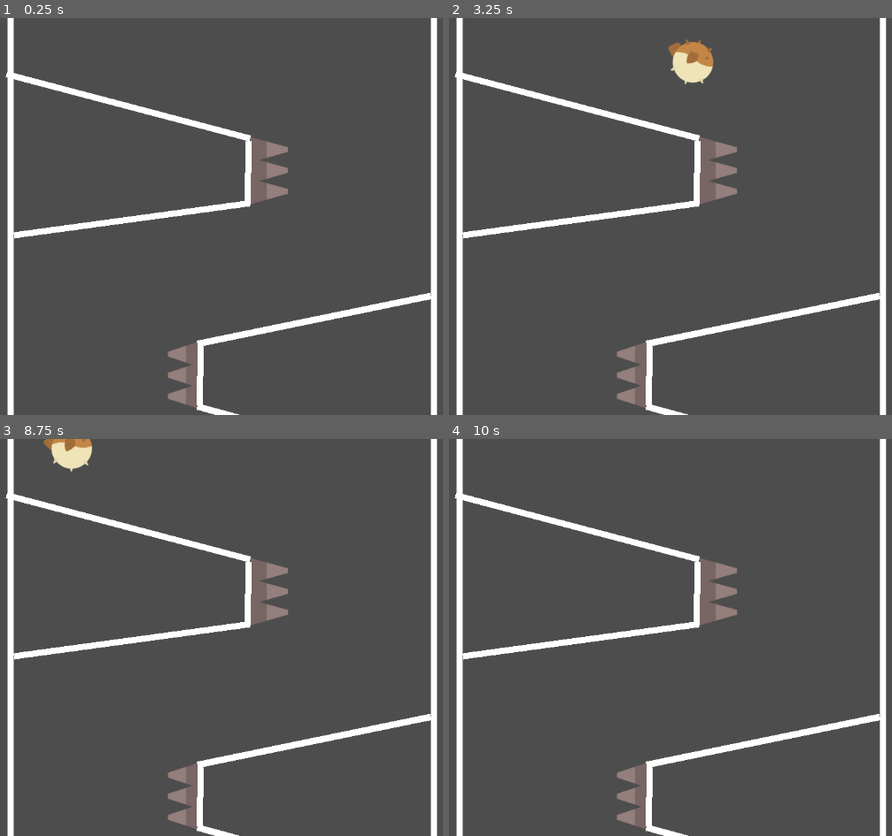
Above: before the commit, frames 1-4 (two rows, left to right).
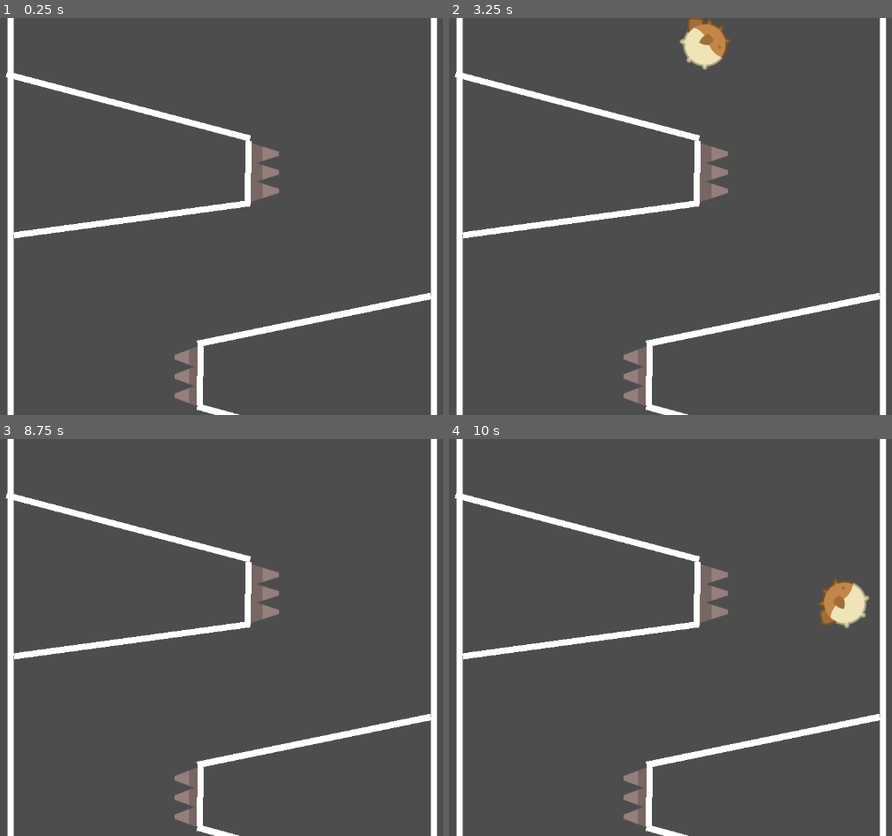
Above: after the commit, the same moments.

Repository: JWizards/GMTK_2024
Game: Godot game, scene res://scenes/LEVEL1.tscn
Two runs of this game, one before a commit and one after it. Both use one fixed random seed, a clock stepped at 60 frames per second and the inputs below. This scene is started directly instead of the project's main scene.
Inputs:
- Up to frame 1 (0.25 s): no input
- Up to frame 2 (3.25 s): tap Enter at 0.5 s; tap Space (jump) at 0.77, 1.52, 3.02 s
- Up to frame 3 (8.75 s): tap Space (jump) at 3.77, 4.25, 4.52, 5.75, 6.02, 6.77, 7.25, 7.52 s; tap Enter at 5, 6.5 s
- Up to frame 4 (10 s): tap Space (jump) at 9.02, 9.77 s

The runs differ from the first frame. In frame 1, 0.7% of the frame differs, in the area x 37-65%, y 30-99%; in frame 2, 2.2%, in the area x 37-65%, y 0-99%; in frame 3, 1.4%; in frame 4, 1.7%.

Commit message:
startLevel

Diff:
--- a/scenes/LEVEL1.tscn
+++ b/scenes/LEVEL1.tscn
@@ -15,14 +15,14 @@
 position = Vector2(347, -175)
 
 [node name="SPIKE1" parent="." instance=ExtResource("2_3cap4")]
-position = Vector2(670, 305)
+position = Vector2(662, 308)
 rotation = 1.56726
-scale = Vector2(0.86, 1.01)
+scale = Vector2(0.765, 0.785)
 
 [node name="SPIKE2" parent="." instance=ExtResource("2_3cap4")]
-position = Vector2(529, 639)
+position = Vector2(535, 641)
 rotation = 4.71239
-scale = Vector2(0.868598, 0.868602)
+scale = Vector2(0.794, 0.689)
 skew = -0.00114048
 
 [node name="WallLeft" type="StaticBody2D" parent="."]
@@ -69,7 +69,6 @@
 [node name="Flooring1_1" type="StaticBody2D" parent="FLOORING"]
 position = Vector2(424, 386)
 rotation = -1.70891
-scale = Vector2(1, 1)
 
 [node name="Line2D" type="Line2D" parent="FLOORING/Flooring1_1"]
 position = Vector2(-1, -172)
--- /dev/null
+++ b/scenes/startLevel.tscn
@@ -0,0 +1,137 @@
+[gd_scene load_steps=6 format=3 uid="uid://cmqnywm5fi2ak"]
+
+[ext_resource type="PackedScene" uid="uid://bg8l080p3dvvb" path="res://scenes/player.tscn" id="1_ylxeq"]
+
+[sub_resource type="WorldBoundaryShape2D" id="WorldBoundaryShape2D_ci3h0"]
+
+[sub_resource type="SegmentShape2D" id="SegmentShape2D_layoy"]
+a = Vector2(1689.24, 9.74658)
+b = Vector2(-75.6973, 9.74658)
+
+[sub_resource type="SegmentShape2D" id="SegmentShape2D_gdgld"]
+a = Vector2(-750, 0)
+b = Vector2(1018, -3.05176e-05)
+
+[sub_resource type="SegmentShape2D" id="SegmentShape2D_jorcv"]
+a = Vector2(-1, 388)
+
+[node name="RootNode" type="Node2D"]
+position = Vector2(-13, -56)
+
+[node name="Player" parent="." instance=ExtResource("1_ylxeq")]
+position = Vector2(347, -175)
+
+[node name="WallLeft" type="StaticBody2D" parent="."]
+position = Vector2(248, 387)
+rotation = -4.71239
+
+[node name="Line2D" type="Line2D" parent="WallLeft"]
+position = Vector2(-778, -0.00012207)
+points = PackedVector2Array(0, 0, 1800, 0)
+
+[node name="CollisionShape2D" type="CollisionShape2D" parent="WallLeft"]
+position = Vector2(-2, 0)
+shape = SubResource("WorldBoundaryShape2D_ci3h0")
+one_way_collision_margin = 0.0
+
+[node name="WallRight" type="StaticBody2D" parent="."]
+position = Vector2(946, 639)
+rotation = -1.5708
+
+[node name="Line2D" type="Line2D" parent="WallRight"]
+position = Vector2(-778, -0.00012207)
+points = PackedVector2Array(0, 0, 1800, 0)
+
+[node name="CollisionShape2D" type="CollisionShape2D" parent="WallRight"]
+position = Vector2(-2, 0)
+shape = SubResource("WorldBoundaryShape2D_ci3h0")
+one_way_collision_margin = 0.0
+
+[node name="FLOORING" type="Node2D" parent="."]
+
+[node name="WallR" type="StaticBody2D" parent="FLOORING"]
+position = Vector2(660, 410)
+rotation = -4.71239
+scale = Vector2(0.251, 1.026)
+
+[node name="Line2D" type="Line2D" parent="FLOORING/WallR"]
+position = Vector2(-778, -0.00012207)
+points = PackedVector2Array(0, 0, 1800, 0)
+
+[node name="CollisionShape2D" type="CollisionShape2D" parent="FLOORING/WallR"]
+position = Vector2(-673.307, -9.74659)
+shape = SubResource("SegmentShape2D_layoy")
+one_way_collision_margin = 0.0
+
+[node name="WallL" type="StaticBody2D" parent="FLOORING"]
+position = Vector2(526, 409)
+rotation = 1.5708
+scale = Vector2(0.25, 1.085)
+
+[node name="Line2D" type="Line2D" parent="FLOORING/WallL"]
+position = Vector2(-778, -0.00012207)
+points = PackedVector2Array(0, 0, 1800, 0)
+
+[node name="CollisionShape2D" type="CollisionShape2D" parent="FLOORING/WallL"]
+position = Vector2(-2, 0)
+shape = SubResource("SegmentShape2D_gdgld")
+one_way_collision_margin = 0.0
+
+[node name="underPartR" type="StaticBody2D" parent="FLOORING"]
+position = Vector2(817, 621)
+rotation = 1.22173
+scale = Vector2(0.824208, 0.769229)
+skew = 0.0879683
+
+[node name="Line2D" type="Line2D" parent="FLOORING/underPartR"]
+position = Vector2(-1, -172)
+rotation = 1.5708
+points = PackedVector2Array(0, 0, 387, 0.999939)
+
+[node name="CollisionShape2D" type="CollisionShape2D" parent="FLOORING/underPartR"]
+position = Vector2(-1, -176)
+shape = SubResource("SegmentShape2D_jorcv")
+
+[node name="underPartL" type="StaticBody2D" parent="FLOORING"]
+position = Vector2(403, 626)
+rotation = 1.98793
+scale = Vector2(0.782256, 0.754719)
+skew = -0.132282
+
+[node name="Line2D" type="Line2D" parent="FLOORING/underPartL"]
+position = Vector2(-1, -172)
+rotation = 1.5708
+points = PackedVector2Array(0, 0, 387, 0.999939)
+
+[node name="CollisionShape2D" type="CollisionShape2D" parent="FLOORING/underPartL"]
+position = Vector2(-1, -176)
+shape = SubResource("SegmentShape2D_jorcv")
+
+[node name="FlooringL" type="StaticBody2D" parent="FLOORING"]
+position = Vector2(371, 176)
+rotation = -1.31428
+scale = Vector2(1, 0.765)
+
+[node name="Line2D" type="Line2D" parent="FLOORING/FlooringL"]
+position = Vector2(-1, -172)
+rotation = 1.5708
+points = PackedVector2Array(0, 0, 387, 0.999939)
+
+[node name="CollisionShape2D" type="CollisionShape2D" parent="FLOORING/FlooringL"]
+position = Vector2(-1, -176)
+shape = SubResource("SegmentShape2D_jorcv")
+
+[node name="FlooringR" type="StaticBody2D" parent="FLOORING"]
+position = Vector2(818, 188)
+rotation = 1.38057
+scale = Vector2(1.064, 0.776)
+skew = -0.0158997
+
+[node name="Line2D" type="Line2D" parent="FLOORING/FlooringR"]
+position = Vector2(-1, -172)
+rotation = 1.5708
+points = PackedVector2Array(0, 0, 387, 0.999939)
+
+[node name="CollisionShape2D" type="CollisionShape2D" parent="FLOORING/FlooringR"]
+position = Vector2(-1, -176)
+shape = SubResource("SegmentShape2D_jorcv")
